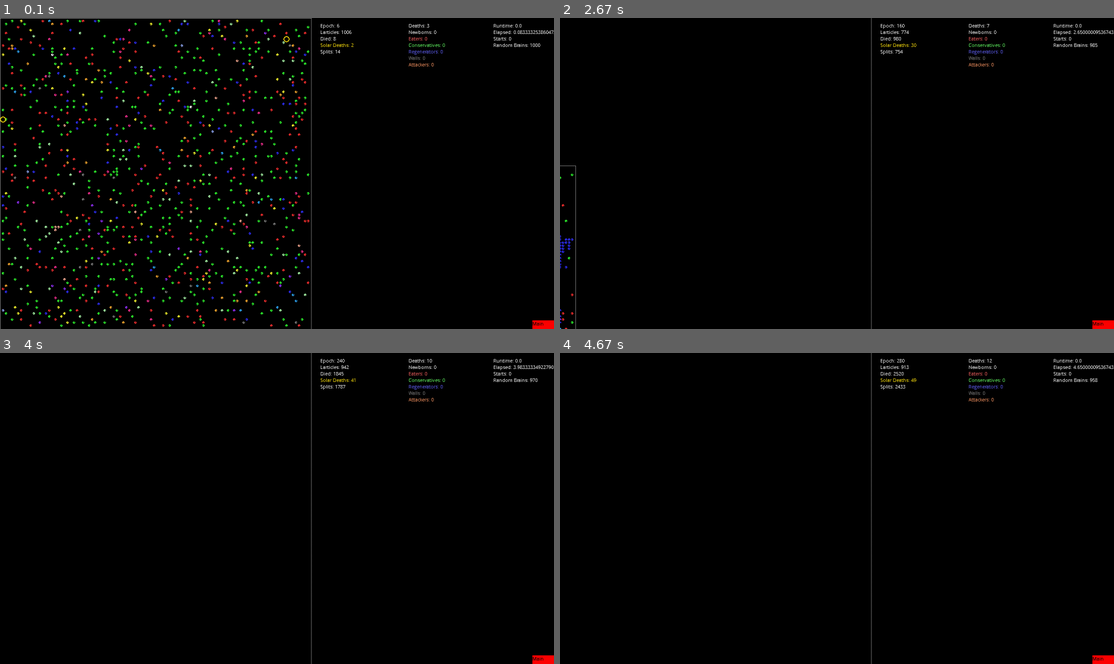
Above: before the commit, frames 1-4 (two rows, left to right).
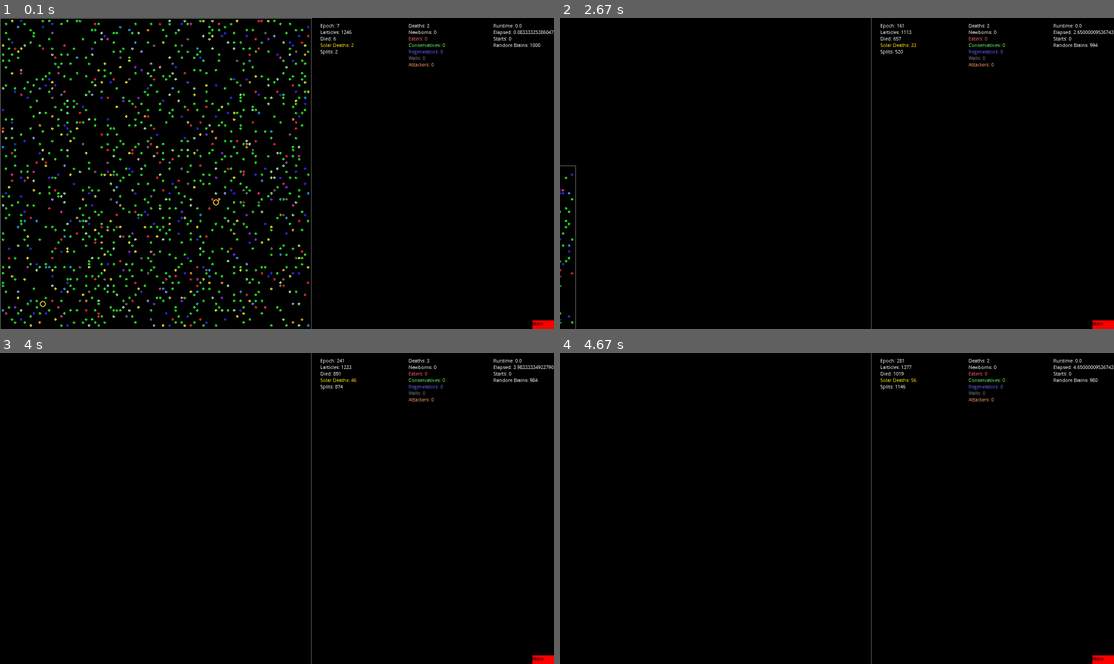
Above: after the commit, the same moments.

Repository: radijsdude/Larticles
Game: pygame game, started from GUI.py
The game is run twice, just before and just after one commit, with the same random seed, the same clock (stepped at 60 frames per second) and the same inputs.
Inputs:
- Up to frame 1 (0.1 s): no input
- Up to frame 2 (2.67 s): hold Right 0.33-0.8 s; hold Up 0.83-1.3 s; hold Right 1.33-1.8 s; hold Left 1.83-2.37 s; hold Down from 2.4 s (still down)
- Up to frame 3 (4 s): release Down at 2.87 s; hold Left 2.9-3.37 s; hold Up 3.4-3.87 s; hold Right from 3.9 s (still down)
- Up to frame 4 (4.67 s): release Right at 4.53 s; hold Down from 4.57 s (still down)

The runs differ from the first frame. In frame 1, 4.6% of the frame differs, in the area x 0-78%, y 0-100%; in frame 2, 0.2%; in frame 3, less than 0.1%; in frame 4, less than 0.1%.

Commit message:
Add files via upload

Diff:
--- a/GUI.py
+++ b/GUI.py
@@ -552,7 +552,7 @@
             pygame.display.update()
             screen.clock.tick(10)
 
-
+screen.initialize()
 m = Main()
 m.run()
 pygame.quit()
--- a/Simulation.py
+++ b/Simulation.py
@@ -42,10 +42,6 @@
         self.neuron = neuron
         self.weight = random.randrange(-neuron_weight_size, neuron_weight_size + 1) / neuron_weight_scale
 
-    def __repr__(self):
-        return 'weight: ' + str(self.weight) + ' * potential: ' + str(self.neuron.potential)
-
-
 def Dendrite_set_weight(axon, weight):
     axon.weight = weight
 
@@ -63,11 +59,6 @@
         self.name = name
         self.dendrites = {}
         self.potential = 0
-        self.error = 0
-
-    def __repr__(self):
-        return str(self.name) + ' => ' + str(self.potential) + ' <= ' + str(self.dendrites)
-
 
 def Neuron_set_potential(neuron, potential):
     neuron.potential = potential
@@ -225,6 +216,8 @@
         self.kills = 0
 
         self.state = 0
+
+        self.place_counter = 0
 
 def Body_get_properties(body):
     properties = {}
@@ -333,14 +326,6 @@
             'northnortheast': northnortheast, 'northnortheasteast': northnortheasteast}
 
 
-def check_looking(larticle1, larticle2):
-    t1 = int(larticle1.body.x + larticle1.body.direction[0]) == larticle2.body.x
-    t2 = int(larticle1.body.y + larticle1.body.direction[1]) == larticle2.body.y
-    t3 = int(larticle1.body.x + larticle1.body.direction[0]) == larticle1.body.x
-    t4 = int(larticle2.body.y + larticle2.body.direction[1]) == larticle1.body.y
-    t = t1 and t2 and t3 and t4
-    return t
-
 
 def Body_sense(surounding):
     potentials = {}
@@ -367,20 +352,23 @@
     d['see_orientation'] = 1 / 2
     # r g b health happyness state distance
     if not none:
-        d['see_red'] = larticle_seen.body.colour[0]
-        d['see_green'] = larticle_seen.body.colour[1]
-        d['see_blue'] = larticle_seen.body.colour[2]
-        d['see_health'] = larticle_seen.body.health / larticle_seeing.body.health
-        d['see_happyness'] = larticle_seen.body.happy
-        d['see_state'] = larticle_seen.body.state
-        d['see_frozen'] = int(larticle_seen.body.frozen)
-        d['see_attacking'] = int(larticle_seen.body.attacking)
-        if int(-larticle_seen.body.direction[0]) == int(larticle_seeing.body.direction[0]):
-            if int(-larticle_seen.body.direction[1]) == int(larticle_seeing.body.direction[1]):
+        bodyseeing = larticle_seeing.body
+        bodyseen = larticle_seen.body
+        colour = bodyseen.colour
+        d['see_red'] = colour[0]
+        d['see_green'] = colour[1]
+        d['see_blue'] = colour[2]
+        d['see_health'] = bodyseen.health / bodyseeing.health
+        d['see_happyness'] = bodyseen.happy
+        d['see_state'] = bodyseen.state
+        d['see_frozen'] = int(bodyseen.frozen)
+        d['see_attacking'] = int(bodyseen.attacking)
+        if int(-bodyseen.direction[0]) == int(bodyseeing.direction[0]):
+            if int(-bodyseen.direction[1]) == int(bodyseeing.direction[1]):
                 d['see_looking'] = 1
                 d['see_orientation'] = 0
-        if int(larticle_seen.body.direction[0]) == int(larticle_seeing.body.direction[0]):
-            if int(larticle_seen.body.direction[1]) == int(larticle_seeing.body.direction[1]):
+        if int(bodyseen.direction[0]) == int(bodyseeing.direction[0]):
+            if int(bodyseen.direction[1]) == int(bodyseeing.direction[1]):
                 d['see_orientation'] = 1
 
     return d
@@ -466,8 +454,8 @@
 
 
 def Body_eat(larticle_win, larticle_lose):
-    c = body_eat_health_gain * body_eat_damage * (1 / 2 + larticle_win.body.health / (2 * body_health_bar))
     if not larticle_lose.body.wall:
+        c = body_eat_health_gain * body_eat_damage * (1 / 2 + larticle_win.body.health / (2 * body_health_bar))
         h = larticle_lose.body.health
         if h > c:
             larticle_win.body.health += c
@@ -512,6 +500,26 @@
     larticle_listener.body.sound_1 += larticle_speaker.body.voice_1 * scale
     larticle_listener.body.sound_2 += larticle_speaker.body.voice_2 * scale
 
+def Body_place_left(larticle_lose,larticle_win):
+    d = Body_rotate_left(larticle_win.body.direction)
+    x0,y0 = larticle_lose.body.x,larticle_lose.body.y
+    x1 = larticle_win.body.x + d[0]
+    y1 = larticle_win.body.y + d[1]
+    x1,y1 = recalc_grid(x1,y1)
+    larticle_lose.body.x = x1
+    larticle_lose.body.y = y1
+    larticle_win.body.place_counter = body_place_counter
+    return str(x0) + '_' + str(y0),str(x1) + '_' + str(y1)
+def Body_place_right(larticle_lose,larticle_win):
+    d = Body_rotate_right(larticle_win.body.direction)
+    x0,y0 = larticle_lose.body.x,larticle_lose.body.y
+    x1 = larticle_win.body.x + d[0]
+    y1 = larticle_win.body.y + d[1]
+    x1,y1 = recalc_grid(x1,y1)
+    larticle_lose.body.x = x1
+    larticle_lose.body.y = y1
+    larticle_win.body.place_counter = body_place_counter
+    return str(x0) + '_' + str(y0),str(x1) + '_' + str(y1)
 
 def Body_command(larticle, commands, surounding):
     result = []
@@ -564,7 +572,7 @@
     else:
         body.regenerating = False
 
-    if commands['command_eat'] >= 0.5 and not body.wall:
+    if commands['command_eat'] > 0.5 and not body.wall:
         if not body.regenerating:
             body.eating = True
             body.colour = body_colour_eating
@@ -619,7 +627,7 @@
         body.colour = body_colour_wall
 
 
-    if commands['command_split'] >= 0.5 and not body.wall:
+    if commands['command_split'] > 0.5 and not body.wall:
         if body.regenerating:
             if r2 == None:
                 minh = body_health_bar + body_health_bar / 10
@@ -646,6 +654,9 @@
     if body.freezedelay > 0:
         body.freezedelay -= 1
 
+    if body.place_counter > 0:
+        body.place_counter -= 1
+
     if body.freeztime > 0:
         body.frozen = True
         body.freeztime -= 1
@@ -655,7 +666,7 @@
 
     t = body_suffer
     if body.colour == body_colour_inactive:
-        t /= 4
+        t /= 3
     if body.regenerating:
         t = 0
     body.body_drain = abs(t)
@@ -706,7 +717,6 @@
         result[i] = others[i]
     larticle.body.sound_1 = 0
     larticle.body.sound_2 = 0
-    larticle.body.sound_3 = 0
     larticle.body.killer = 0
     return result
 
@@ -806,10 +816,8 @@
         self.body = Body()
         self.brain = Brain(dna)
         self.time_alive = 0
-        self.brain_drain = (len(self.brain.dna)) * brain_drain_scale
+        self.brain_drain = (len(self.brain.dna)) / brain_drain_scale
         self.splits = 0
-        self.memory = []
-        self.previous_memory = []
         self.generation = 0
 
 
@@ -822,12 +830,12 @@
 
 def Larticle_doe(larticle, forbody, surounding):
     r = Body_command(larticle, forbody, surounding)
-
     larticle.body.health -= larticle.brain_drain
     return r
 
 
 def Larticle_mutate(larticle):
+    Brain_mutate(larticle)
     Brain_mutate(larticle)
 
 
@@ -837,7 +845,7 @@
 
 
 class Handler():
-    def __init__(self, display=None):
+    def __init__(self):
         print(' ')
         print(' ')
         print('Initializing Handler Constants.')
@@ -967,6 +975,7 @@
         screen.display.blit(textsurface, t)
         pygame.display.update()
 
+
     print(' ')
     print(' ')
     print('Creating random Larticles')
@@ -981,10 +990,29 @@
     print(' ')
     print(' ')
 
+    Handler_remove_larticles(handler)
+
     print(' ')
     print('Handler Initializing Succesfull.')
     print(' ')
 
+def Handler_remove_larticles(handler):
+    print(' ')
+    print('Removing Larticles.')
+    print(' ')
+    Handler_run(handler)
+    excessives = []
+    for name in handler.larticles:
+        if handler.larticles[name].body.colour == body_colour_wall and False:
+            excessives.append(name)
+        elif handler.larticles[name].body.colour == body_colour_inactive and False:
+            excessives.append(name)
+    for name in excessives:
+        handler.larticles.pop(name)
+    Handler_get_all_positions(handler)
+    print(' ')
+    print('Removing Larticles Done.')
+    print(' ')
 
 def Handler_get_all_positions(handler):
     pos = {}
@@ -1164,6 +1192,10 @@
 
                 result = Larticle_doe(larticle, forbody, surounding)
 
+                if not body.regenerating:
+                    body.health -= larticle.brain_drain
+
+
                 if 'split' in result:
 
                     if body.regenerating:
@@ -1186,7 +1218,8 @@
                         dx, dy = int(x - direction[0]), int(y - direction[1])
                         ldir = []
                         for i in body_directions:
-                            ldir.append(i)
+                            if i != direction:
+                                ldir.append(i)
 
                     dx, dy = recalc_grid(dx, dy)
 
@@ -1550,6 +1583,9 @@
 
     if handler.selected_neuron != None:
         pygame.draw.circle(screen.display,paars,neuronpositions[handler.selected_neuron.name],neuronradius * 2, neuronradius)
+        textsurface = myfont12.render(str(handler.selected_neuron.name), False, wit)
+        screen.display.blit(textsurface, (screen.x - int((screen.x - screen.y)/2),screen.y - 20 ))
+
         connections = []
         connectionstemp = []
         connectionstemp += Neuron_get_connections(handler.selected_neuron)
@@ -1562,7 +1598,10 @@
 
         for name1,name2 in connections:
             pygame.draw.line(screen.display,paars,neuronpositions[name1],neuronpositions[name2],neuronradius)
-
+            textsurface = myfont15.render(str(' '.join(name1.split('_')[1:])), False, wit)
+            screen.display.blit(textsurface, (neuronpositions[name1], neuronpositions[name1]))
+            textsurface = myfont15.render(str(' '.join(name2.split('_')[1:])), False, wit)
+            screen.display.blit(textsurface, (neuronpositions[name2], neuronpositions[name2]))
 
 
 
@@ -1705,8 +1744,12 @@
 class Simulation():
     def __init__(self):
         self.initialized = False
+        print('')
+        print('Initializing Simulation.')
+        print('')
+
         self.set_scale()
-        self.handler = Handler(screen.display)
+        self.handler = Handler()
         self.saved_larticles = {}
         self.time0 = time.time()
         self.running = True
@@ -1716,6 +1759,9 @@
         self.previous_handler = None
         self.starts = 0
         self.map_only = False
+        print('')
+        print('Initializing Simulation Succes.')
+        print('')
 
     def set_scale(self):
         if screen.x > screen.y:
@@ -1756,8 +1802,8 @@
         while not stop:
 
             if len(self.handler.larticles) <= 0:
+                print('No more larticles.')
                 self.handler = Handler()
-                Handler_initialize(self.handler)
                 self.starts += 1
 
             if len(self.handler.random_larticles) <= handler_random_larticles_amount and not checking:
--- a/constants.py
+++ b/constants.py
@@ -9,7 +9,8 @@
 body_attack_commands = ['command_eat',
                         'command_attack',
                         'command_freeze',
-                        'command_wall_1', 'command_wall_2']
+                        'command_wall_1','command_wall_2'
+                        ]
 body_memory_commands = ['command_memory_1_set', 'command_memory_1_value', 'command_memory_1_erase']
 body_speak_commands = ['command_voice_speak', 'command_voice_1_value', 'command_voice_2_value']
 
@@ -50,18 +51,12 @@
 brain_all_neuron_names = body_commands + body_perception
 body_hidden_names = []
 
-for i in range(10):
+for i in range(20):
     body_hidden_names.append('Hidden_' + str(i))
 brain_all_neuron_names += body_hidden_names
 
 print('brain size: ', len(brain_all_neuron_names))
 
-
-brain_min_dna_length = int(2)
-brain_max_dna_length = int(len(brain_all_neuron_names)/1.5)
-neuron_weight_size = 100
-neuron_weight_scale = 10
-brain_drain_scale = 0
 
 handler_random_mutationrate = 2
 handler_mutationrate = 90
@@ -129,6 +124,8 @@
 
 class Screen():
     def __init__(self):
+        pass
+    def initialize(self):
         pygame.init()
         self.display = pygame.display.set_mode((0, 0), pygame.FULLSCREEN)
         self.x, self.y = self.display.get_size()
@@ -151,16 +148,14 @@
 
 constant_grid_size = 100
 constant_suns = int(2 / 10000 * constant_grid_size ** 2 + 0.5)
-handler_amount_larticles = int(constant_grid_size ** 2 / 10)
-
-
+handler_amount_larticles = int(constant_grid_size ** 2 / 8)
 
 body_health_bar = 500
 body_max_health = 2 * body_health_bar
 body_suffer = -body_health_bar/(constant_grid_size)
-body_splitrate_red = 1
+body_splitrate_red = 1.2
 body_splitrate_attacker = 1
-body_eat_damage = body_health_bar / 4
+body_eat_damage = body_health_bar / 5
 body_attack_damage = body_eat_damage
 body_freeztime = 3
 body_freeze_delay = 5
@@ -168,3 +163,9 @@
 body_eat_health_gain = 0.6
 body_regenrate = 3
 body_clock_interval = 10
+
+brain_min_dna_length = int(2)
+brain_max_dna_length = int(len(brain_all_neuron_names))
+neuron_weight_size = 100
+neuron_weight_scale = 10
+brain_drain_scale = 100 * len(brain_all_neuron_names)
